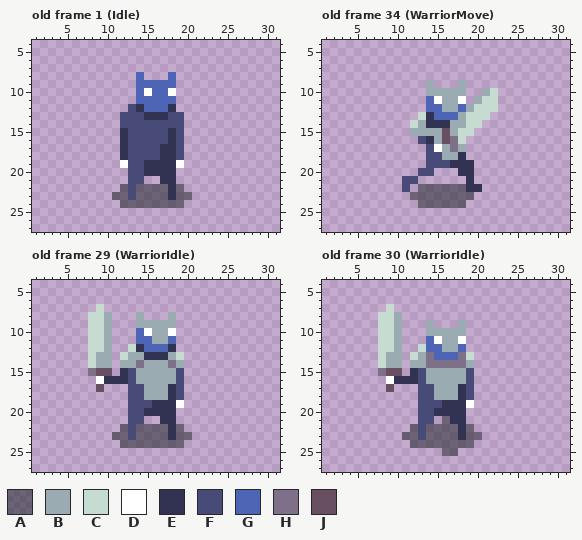
One commit to this pixel-art file: Sprites/Little Dude/LittleDude.aseprite. This is how it looked before the edit.
32x32 pixels, 40 frames. Shown: old frame 1 (Idle): x 1..31, y 4..27; old frame 34 (WarriorMove): x 1..31, y 4..27; old frame 29 (WarriorIdle): x 1..31, y 4..27; old frame 30 (WarriorIdle): x 1..31, y 4..27. The commit also changed other frames, which this record leaves out.
Visible layers, top first: "holding", "head", "r_hand", "l_hand", "l_foot", "r_foot", "body", "shadow" opacity 50%.
Palette (. is transparent): A #131b207f  B #9babb2  C #c7dcd0  D #ffffff  E #323353  F #484a77  G #4d65b4  H #7f708a  J #694f62
Pixels before, old frame 1 (Idle), first column x 11:
 8 ...G...G..
 9 ...GGGGG..
10 ...GDGGD..
11 ...GGGGG..
12 ..FEGGGE..
13 .FFFEEEFF.
14 .FFFFFFFF.
15 .EFFFFFEF.
16 .EFFFFFEF.
17 .EFFFFEEF.
18 .EFFFFEEF.
19 .DFFEEEED.
20 ..FFEEEE..
21 ..FF..EE..
22 .AFAAAAEA.
23 AAFAAAAEAA
24 .AAAAAAAA.
Pixels before, old frame 34 (WarriorMove), first column x 11:
 9 ...B...B....
10 ...BBBBB..BC
11 ...GDBBD.BCC
12 ...GGBBGBCCC
13 ..CEGGGBCCC.
14 .CBEEEBBCC..
15 .BBBBJBCC...
16 ..FEBJHC....
17 ...FDBHB....
18 ...FFBBE....
19 ...FFFEEE...
20 ..FF...EE...
21 FF......E...
22 F.AAAAAAEE..
23 .AAAAAAAA...
24 ..AAAAAA....
Pixels before, old frame 29 (WarriorIdle), first column x 8:
 7 .C...........
 8 CCB...B...B..
 9 CCB...BBBBB..
10 CCB...GDBBD..
11 CCB...GGBBG..
12 CCB..CEGGGE..
13 CBB.CBBEEEBC.
14 CBB.BBHBBBHB.
15 HJJ.EFBBBBBF.
16 .DEEEFBBBBBF.
17 .J...FFBBBEF.
18 .....FFBBBEF.
19 .....FFFEEED.
20 .....FFEEEE..
21 .....FF..EE..
22 ....AFAAAAEA.
23 ...AAFAAAAEAA
24 ....AAAAAAAA.
Pixels before, old frame 30 (WarriorIdle), first column x 8:
 7 .C...........
 8 CCB..........
 9 CCB...B...B..
10 CCB...BBBBB..
11 CCB...GDBBD..
12 CCB..CGGBBG..
13 CBB.CBHGGGHC.
14 CBB.BBHHHHHB.
15 HJJ.EFBBBBBF.
16 .DEEEFBBBBBF.
17 .J...FFBBBEF.
18 .....FFBBBEF.
19 .....FFFEEED.
20 .....FFEEEE..
21 .....FF.AEE..
22 ....AFAAAAEA.
23 ...AAFAAAAEAA
24 ....AAAAAAAA.
25 ........AA...
After:
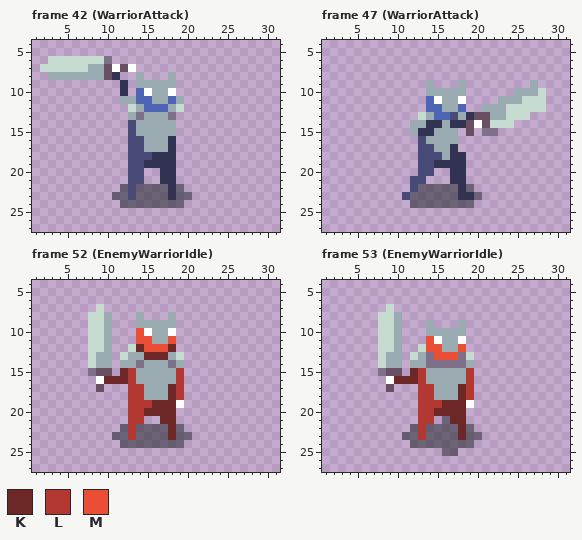
Colours new in this view: K #6e2727  L #b33831  M #ea4f36
A new or re-ordered frame is compared with the old frame closest to it.
The exact change:
frames 40 -> 70
Frame 42 (WarriorAttack) is new; against old frame 1 (Idle), layers "holding", "head", "body":
y 6: x 3..10 ........ -> CCCCCCCH
y 7: x 2..13 ............ -> CCCCCCBBJDJD
y 8: x 3..11 ......... -> BBBBBBBJE; x 14 G -> B; x 18 G -> B
y 9: x 12 . -> E; x 14..18 GGGGG -> BBBBB
y 10: x 12 . -> E; x 16..17 GG -> BB
y 11: x 12..13 .. -> BB; x 16..17 GG -> BB; x 19 . -> B
y 12: x 13..14 FE -> CB; x 18..19 E. -> BC
y 13: x 12..19 FFFEEEFF -> .BHBBBH.
y 14: x 12 F -> .; x 14..19 FFFFFF -> BBBBB.
y 15: x 12 E -> .; x 14..19 FFFFEF -> BBBBB.
y 16: x 12 E -> .; x 15..17 FFF -> BBB; x 19 F -> .
y 17: x 12 E -> .; x 15..17 FFE -> BBB; x 19 F -> .
y 18: x 12 E -> .; x 16 F -> E; x 19 F -> .
y 19: x 12 D -> .; x 19 D -> .
y 20: x 15..16 EE -> ..
Frame 47 (WarriorAttack) is new; against old frame 34 (WarriorMove):
y 9: x 27 . -> B
y 10: x 21..22 BC -> ..; x 25..28 .... -> BBBC
y 11: x 20..28 BCC...... -> ...BBBCCC
y 12: x 19..28 BCCC...... -> ..BBBCCCCC
y 13: x 14 E -> B; x 17 G -> F; x 19..26 CCC..... -> EJJBBCCC
y 14: x 12 C -> B; x 16..24 EBBCC.... -> BEEJDJCCC
y 15: x 13..14 BB -> EE; x 16 J -> B; x 18..19 CC -> .J; x 21..22 .. -> HH
y 16: x 14 E -> B; x 16..18 JHC -> BB.
y 17: x 13 . -> F; x 15 D -> B; x 17..18 HB -> E.
y 18: x 13 . -> F; x 17 B -> E
y 19: x 13 . -> F; x 15..16 FF -> EE; x 19 E -> .
y 20: x 17 . -> E; x 19 E -> .
y 21: x 11 F -> .; x 13 . -> F; x 17..19 ..E -> EE.
y 22: x 11..12 F. -> .F; x 18..20 AEE -> EA.
y 23: x 11 . -> F; x 18..20 AA. -> EEA
y 24: x 12 . -> A; x 19 . -> A
Frame 52 (EnemyWarriorIdle) is new; against old frame 29 (WarriorIdle), layers "holding", "head":
y 10: x 14 G -> M
y 11: x 14..15 GG -> MM; x 18 G -> M
y 12: x 14..18 EGGGE -> KMMMK
y 13: x 15..17 EEE -> KKK
y 15: x 12..13 EF -> KL; x 19 F -> L
y 16: x 10..13 EEEF -> KKKL; x 19 F -> L
y 17..18: x 13..14 FF -> LL; x 18..19 EF -> KL
y 19: x 13..18 FFFEEE -> LLLKKK
y 20: x 13..18 FFEEEE -> LLKKKK
y 21: x 13..14 FF -> LL; x 17..18 EE -> KK
y 22..23: x 13 F -> L; x 18 E -> K
Frame 53 (EnemyWarriorIdle) is new; against old frame 30 (WarriorIdle), layers "holding", "head":
y 11: x 14 G -> M
y 12: x 14..15 GG -> MM; x 18 G -> M
y 13: x 15..17 GGG -> MMM
y 15: x 12..13 EF -> KL; x 19 F -> L
y 16: x 10..13 EEEF -> KKKL; x 19 F -> L
y 17..18: x 13..14 FF -> LL; x 18..19 EF -> KL
y 19: x 13..18 FFFEEE -> LLLKKK
y 20: x 13..18 FFEEEE -> LLKKKK
y 21: x 13..14 FF -> LL; x 17..18 EE -> KK
y 22..23: x 13 F -> L; x 18 E -> K
